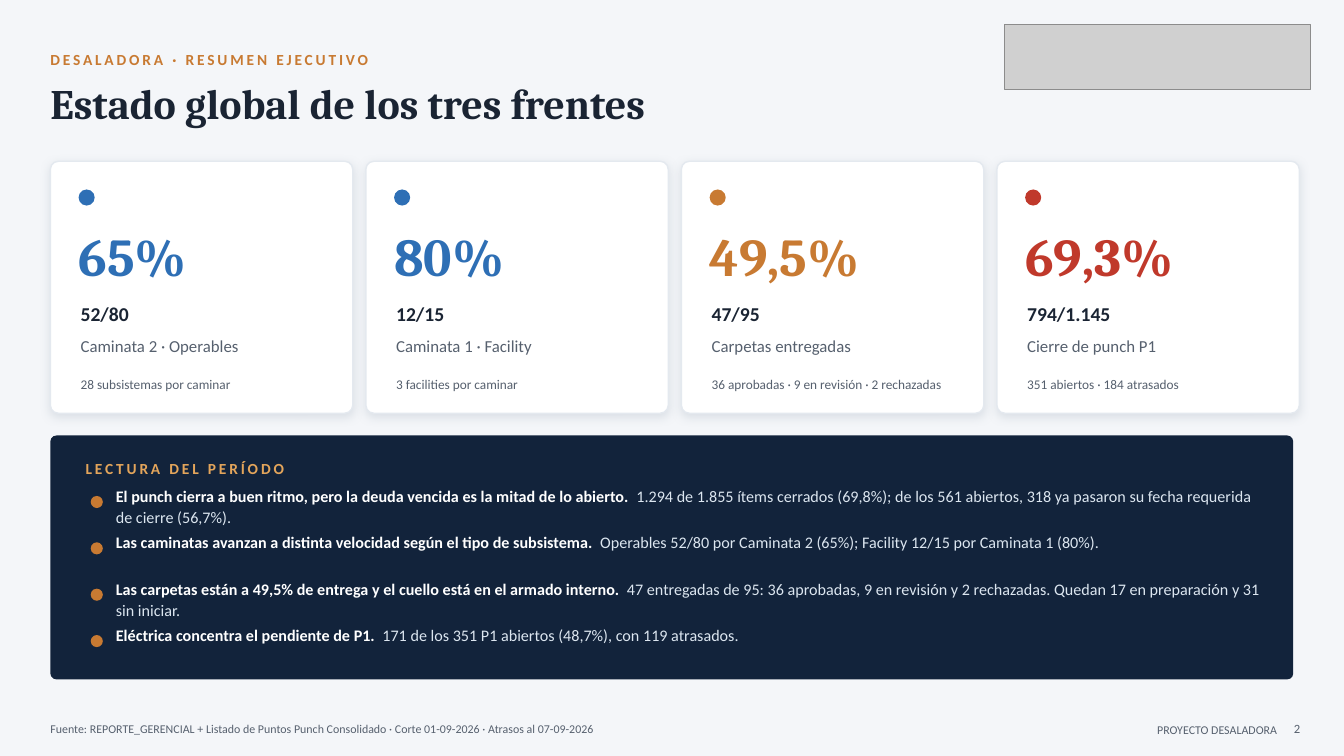
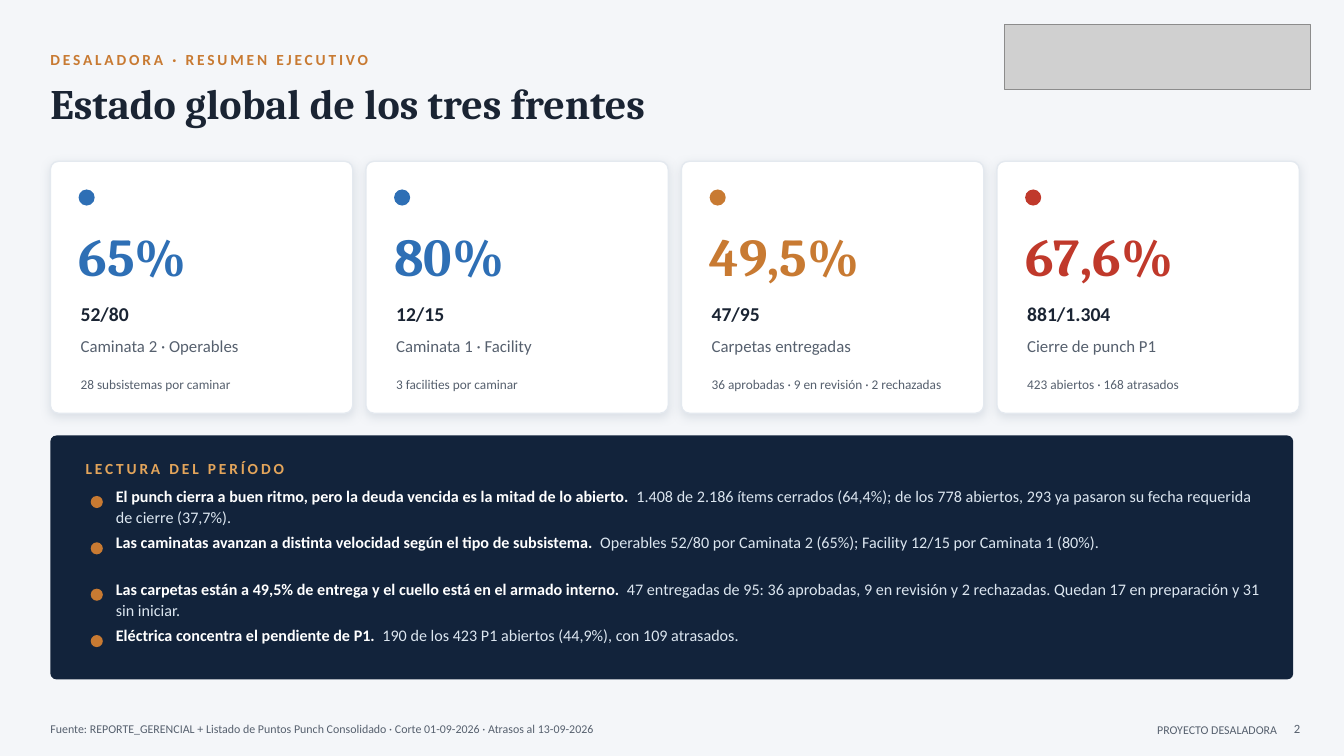
Before and after one commit to tdkvalex/Dashboard-HSEQ, a slide deck: slide 2 of panel_control_TOP_P1/Panel_Control_TOP_P1.pptx. Drawn at 1344x756 pixels with LibreOffice and Linux fonts; fonts in the diff are those of the drawing; grey boxes stand for pictures. Boxes give left, top, right and bottom in pixels: in the first picture for what was removed or moved away, otherwise in the second. Text is boxed around its words. In the diff, an @@ line names an element or a change of style, - is before the commit and + after.

```diff
--- a/panel_control_TOP_P1/Panel_Control_TOP_P1.pptx
+++ b/panel_control_TOP_P1/Panel_Control_TOP_P1.pptx
@@ text at [1025,240,1173,284]: text changed @@
-69,3%
+67,6%
@@ text at [1027,307,1110,322]: text changed @@
-794/1.145
+881/1.304
@@ text at [1027,380,1179,389]: text changed @@
-351 abiertos · 184 atrasados
+423 abiertos · 168 atrasados
@@ text at [116,490,1251,525]: text changed @@
-El punch cierra a buen ritmo, pero la deuda vencida es la mitad de lo abierto. 1.294 de 1.855 ítems cerrados (69,8%); de los 561 abiertos, 318 ya pasaron su fecha requerida de cierre (56,7%).
+El punch cierra a buen ritmo, pero la deuda vencida es la mitad de lo abierto. 1.408 de 2.186 ítems cerrados (64,4%); de los 778 abiertos, 293 ya pasaron su fecha requerida de cierre (37,7%).
@@ text at [116,629,738,644]: text changed @@
-Eléctrica concentra el pendiente de P1. 171 de los 351 P1 abiertos (48,7%), con 119 atrasados.
+Eléctrica concentra el pendiente de P1. 190 de los 423 P1 abiertos (44,9%), con 109 atrasados.
@@ text at [50,725,594,735]: text changed @@
-Fuente: REPORTE_GERENCIAL + Listado de Puntos Punch Consolidado · Corte 01-09-2026 · Atrasos al 07-09-2026
+Fuente: REPORTE_GERENCIAL + Listado de Puntos Punch Consolidado · Corte 01-09-2026 · Atrasos al 13-09-2026
```
Also in this commit, not shown: 4 other slides changed, 3 other files.
